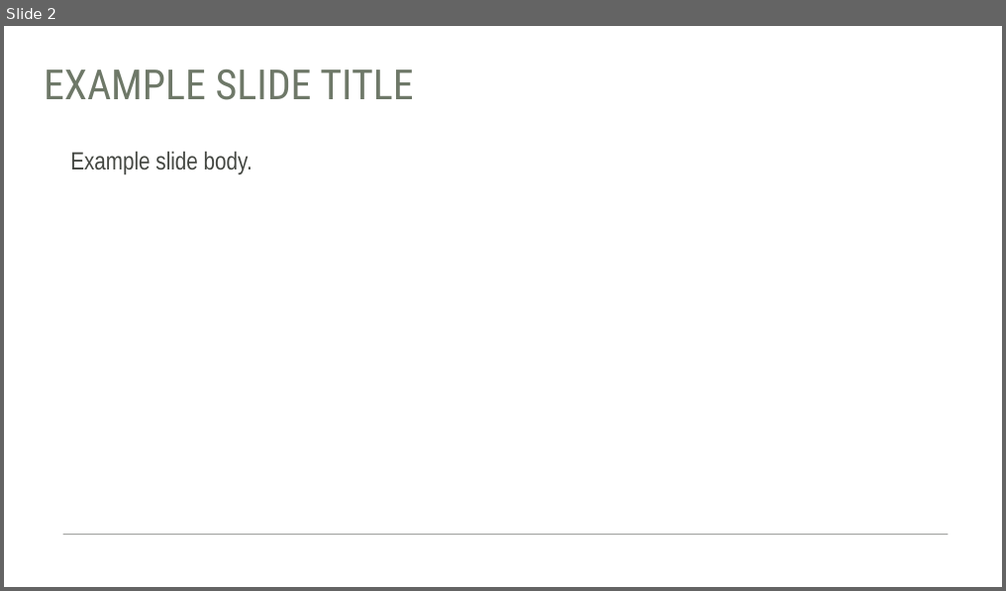
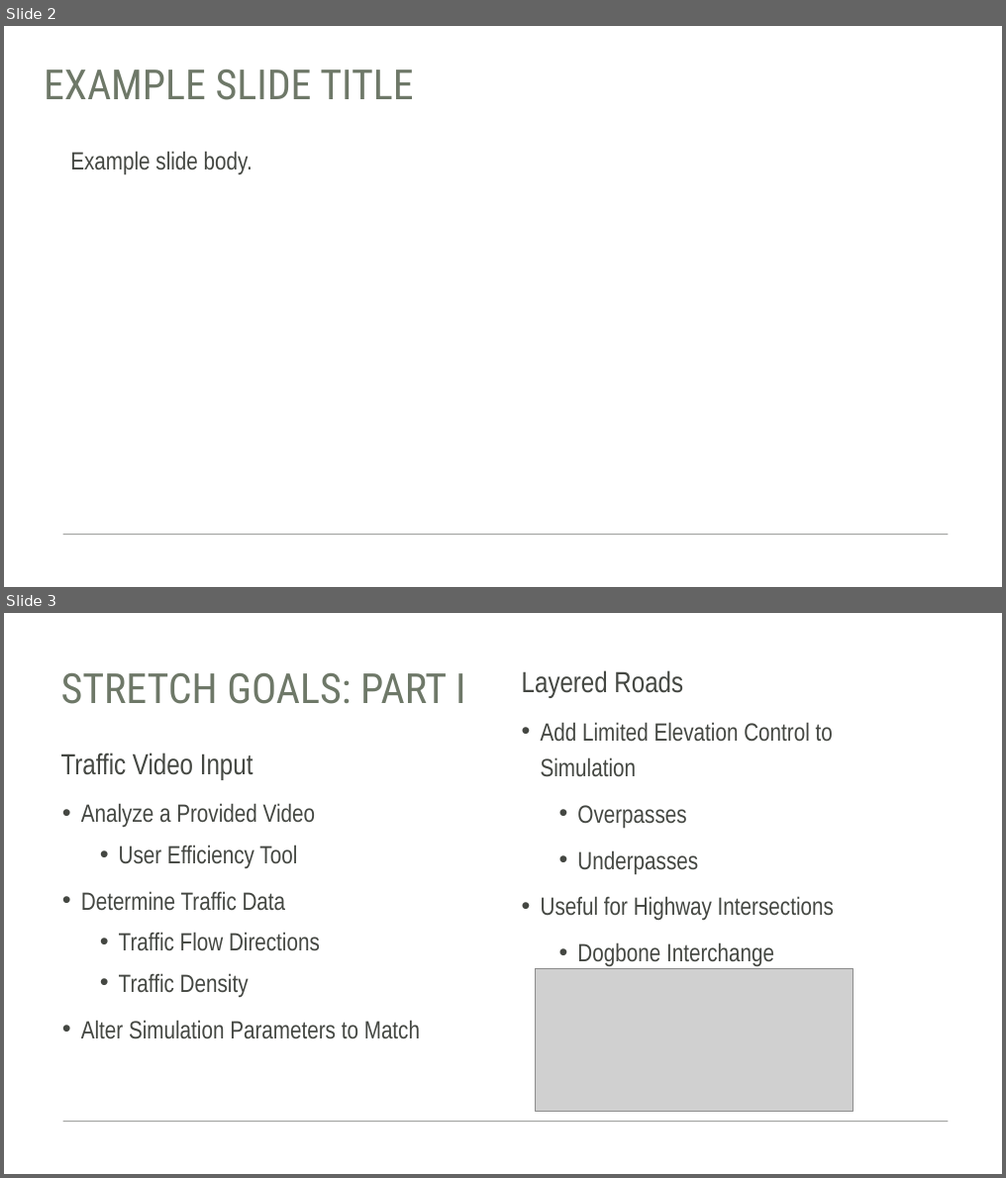
Before and after one commit to Team-Gala-JP/Team-Gala-JP, a slide deck: Traffic Sim.pptx. Shown one above the other, each under a label of ours: slide 2 before the commit, slides 2 and 3 after it. The pictures are 1006x591 and 1006x1178 pixels, drawn with LibreOffice and Linux fonts; fonts in the diff are those of the drawing; grey boxes stand for pictures. Boxes give left, top, right and bottom in pixels: in the first picture for what was removed or moved away, otherwise in the second. Text is boxed around its words. In the diff, an @@ line names an element or a change of style, - is before the commit and + after.

```diff
--- a/Traffic Sim.pptx
+++ b/Traffic Sim.pptx
@@ slide 3 added at (4,613,1002,1174), background #FFFFFF; not listed: 1 template element that a slide beside it also shows @@
@@ text added at (522,670,683,697), 28 pt, text #444742 @@
+Layered Roads
@@ title added at (61,673,465,704), 40 pt, text #6E7868 @@
+STRETCH GOALS: PART I
@@ text added at (541,722,834,966), 24 pt, text #444742 @@
+• Add Limited Elevation Control to Simulation
+  • Overpasses
+  • Underpasses
+• Useful for Highway Intersections
+  • Dogbone Interchange
@@ text added at (61,753,253,780), 28 pt, text #444742 @@
+Traffic Video Input
@@ text added at (81,803,420,1040), 24 pt, text #444742 @@
+• Analyze a Provided Video
+  • User Efficiency Tool
+• Determine Traffic Data
+  • Traffic Flow Directions
+  • Traffic Density
+• Alter Simulation Parameters to Match
@@ picture added at (536,968,853,1112) @@
```
Also in this commit, not shown: 1 other slide added.
